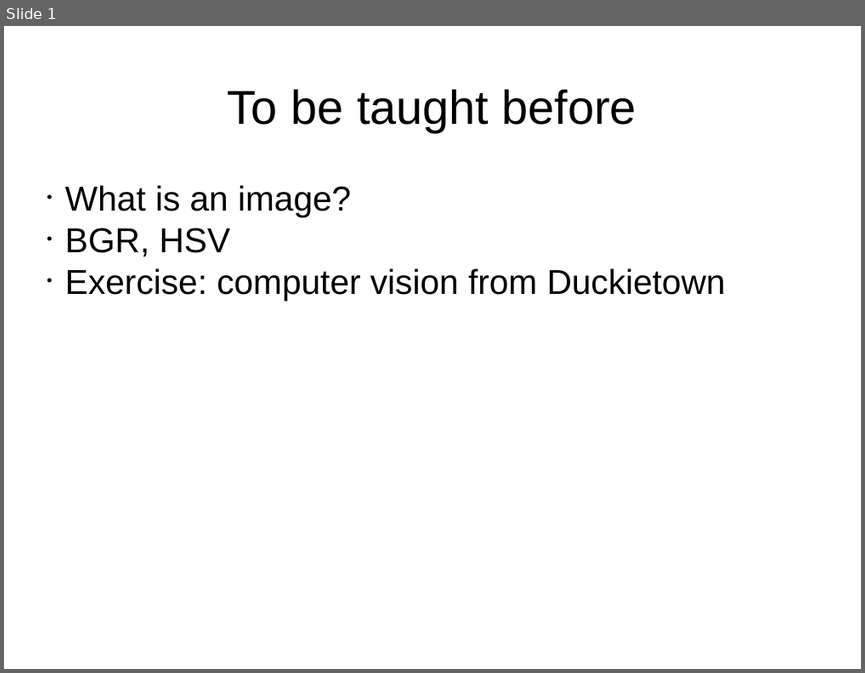
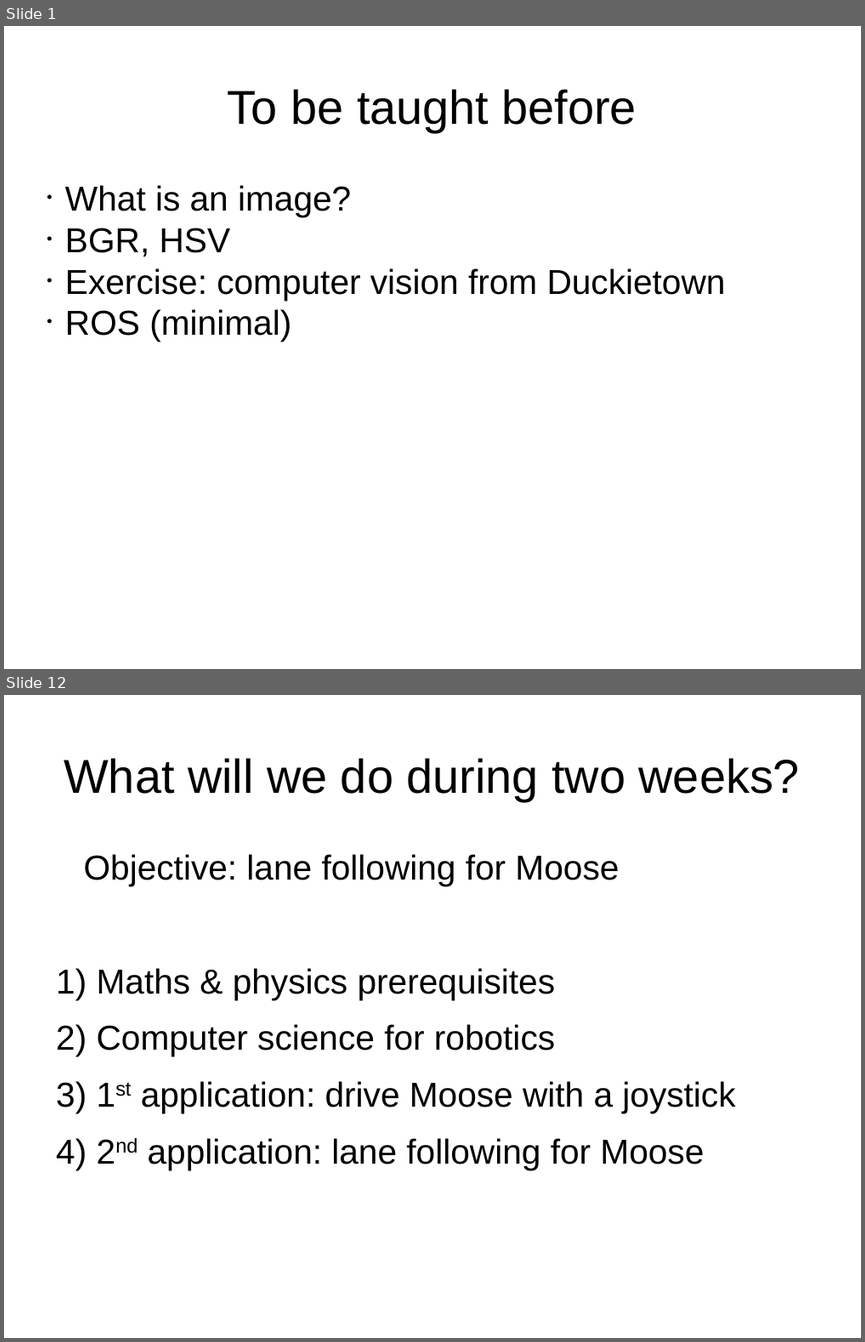
Before and after one commit to maivincent/MISE_presentations, a slide deck: Prerequisites.odp. Shown one above the other, each under a label of ours: slide 1 before the commit, slides 1 and 12 after it; the slides between them are not shown. The pictures are 865x673 and 865x1342 pixels, drawn with LibreOffice and Linux fonts; fonts in the diff are those of the drawing. Boxes give left, top, right and bottom in pixels: in the first picture for what was removed or moved away, otherwise in the second. Text is boxed around its words. In the diff, an @@ line names an element or a change of style, - is before the commit and + after.

Commit message:
Adding Introduction, Maths_physics, and ComputerScience

```diff
--- a/Prerequisites.odp
+++ b/Prerequisites.odp
@@ slide 12 added at <box>4,695,861,1338</box>, background #FFFFFF @@
@@ title added at <box>64,758,800,801</box>, 44 pt, text #000000 @@
+What will we do during two weeks?
@@ text added at <box>84,854,735,1170</box>, 32 pt, text #000000 @@
+Objective: lane following for Moose
+1) Maths & physics prerequisites
+2) Computer science for robotics
+3) 1st application: drive Moose with a joystick
+4) 2nd application: lane following for Moose
@@ slide 1 changed as well @@
@@ subtitle at <box>65,309,291,341</box>: paragraph added @@
+• ROS (minimal)
```
Also in this commit, not shown: 10 other slides added, 26 other files.
